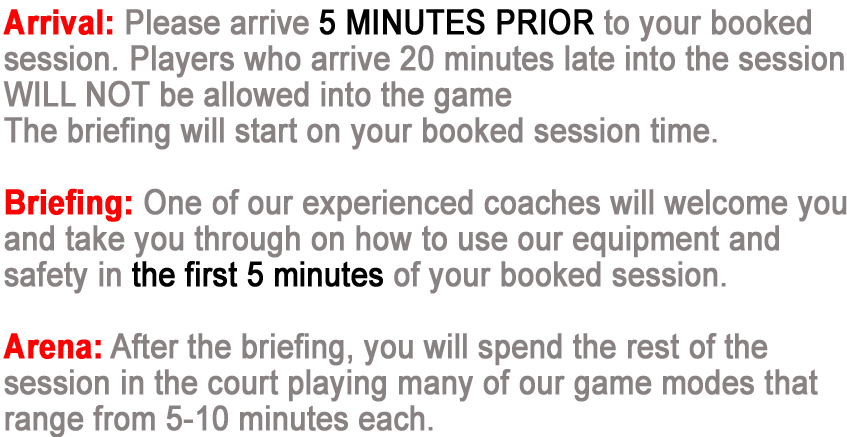
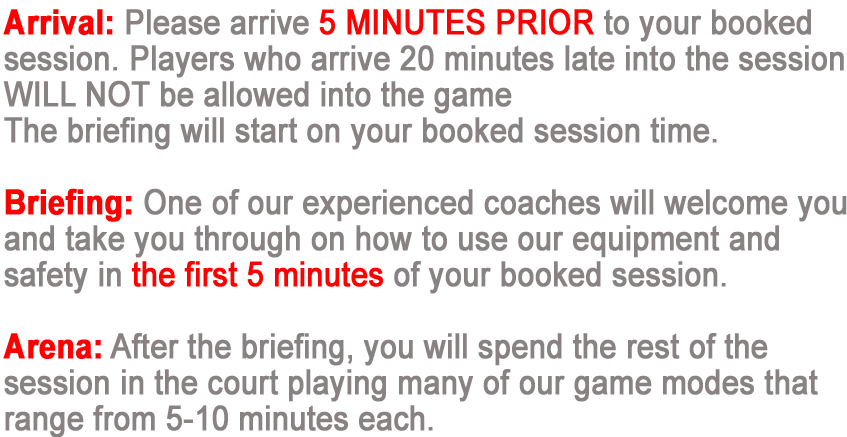
Two versions of the same layered image (847 x 437). Layer-by-layer changes:
painted on "Arrival: Please arrive 5 MINUTES PRIOR to your booked session." over bbox(132, 8, 594, 287)
